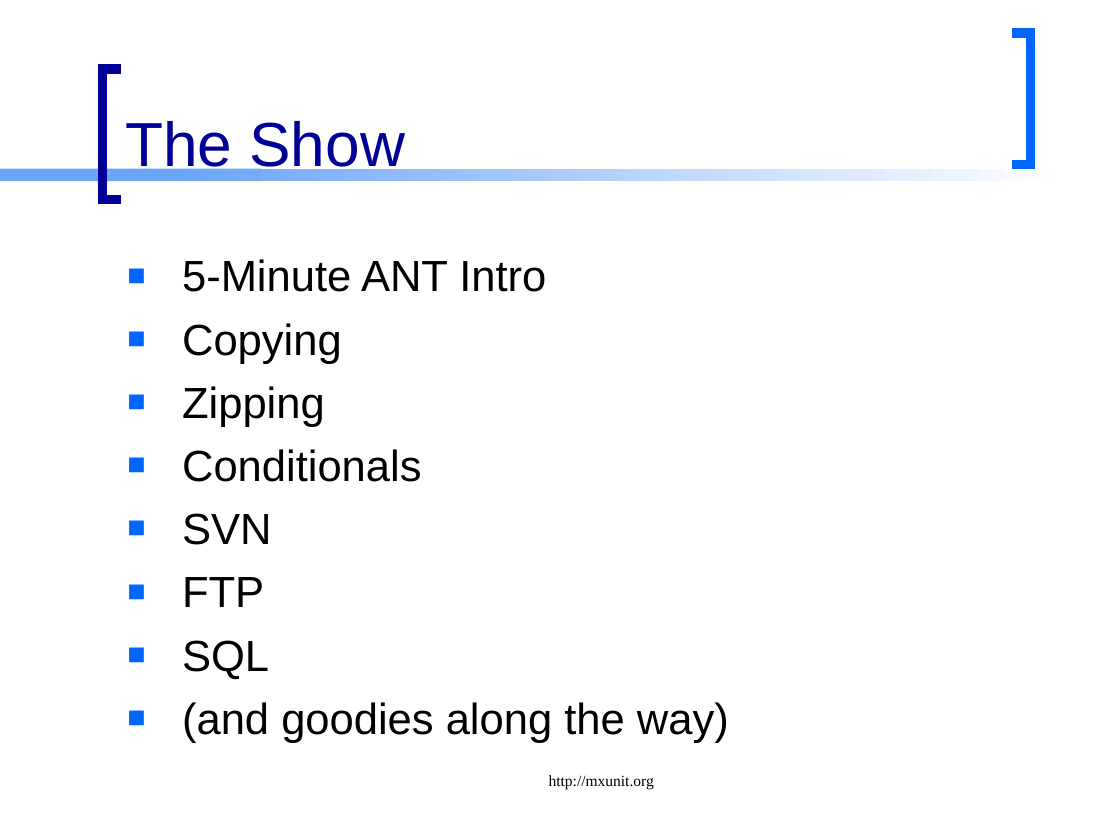
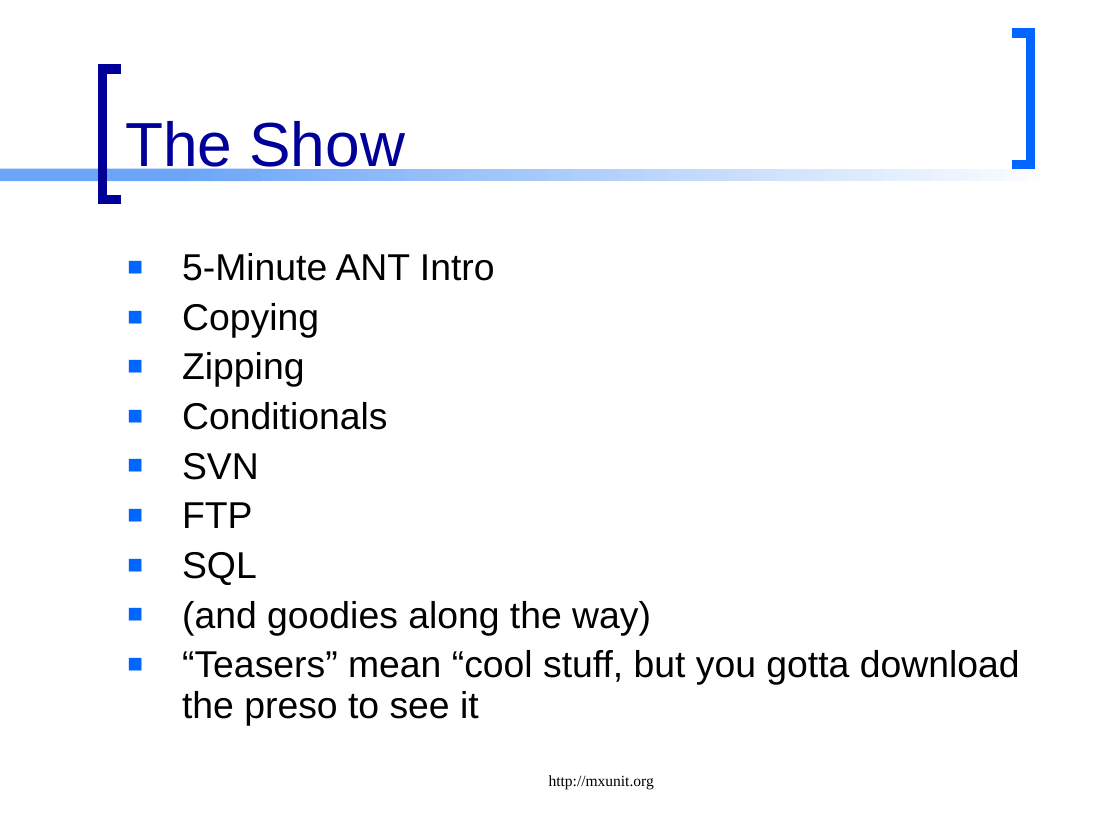
Before and after one commit to marcesher/mxunit-cfmeetups, a slide deck: slide 6 of AntCFUnited/ppt/CFUnited - ANT.ppt. Drawn at 1120x840 pixels with LibreOffice and Linux fonts; fonts in the diff are those of the drawing. Boxes give left, top, right and bottom in pixels: in the first picture for what was removed or moved away, otherwise in the second. Text is boxed around its words. In the diff, an @@ line names an element or a change of style, - is before the commit and + after.

```diff
--- a/AntCFUnited/ppt/CFUnited - ANT.ppt
+++ b/AntCFUnited/ppt/CFUnited - ANT.ppt
@@ text at [182, 253, 651, 635]: size 28 to 24 pt in "5-Minute ANT Intro", "Copying", "Zipping", "Conditionals" and 4 more places; line spacing 1 to 0.9; less space between paragraphs @@
@@ text at [182, 650, 1020, 725]: paragraph added @@
+■ “Teasers” mean “cool stuff, but you gotta download the preso to see it
```
Also in this commit, not shown: 1 other slide changed.
